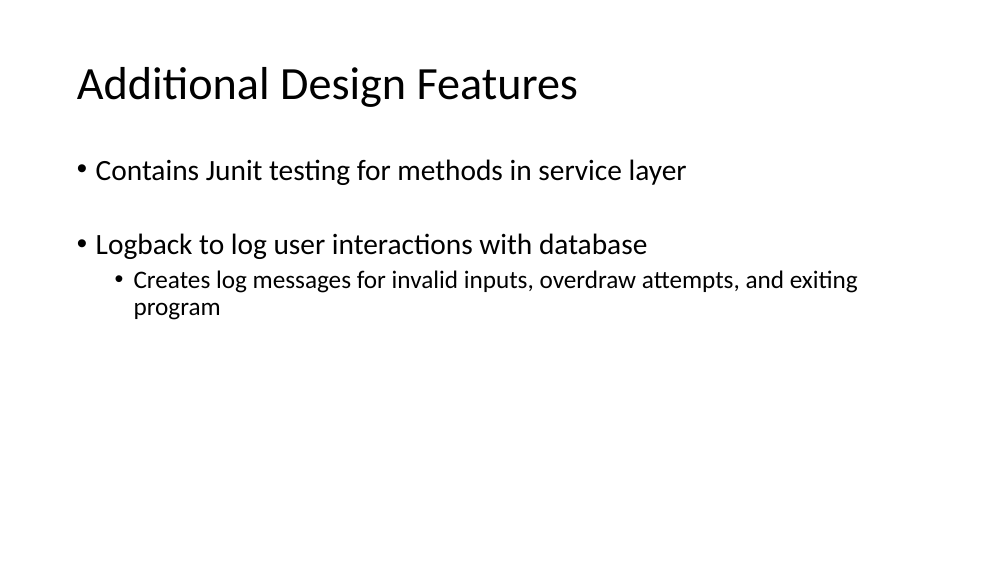
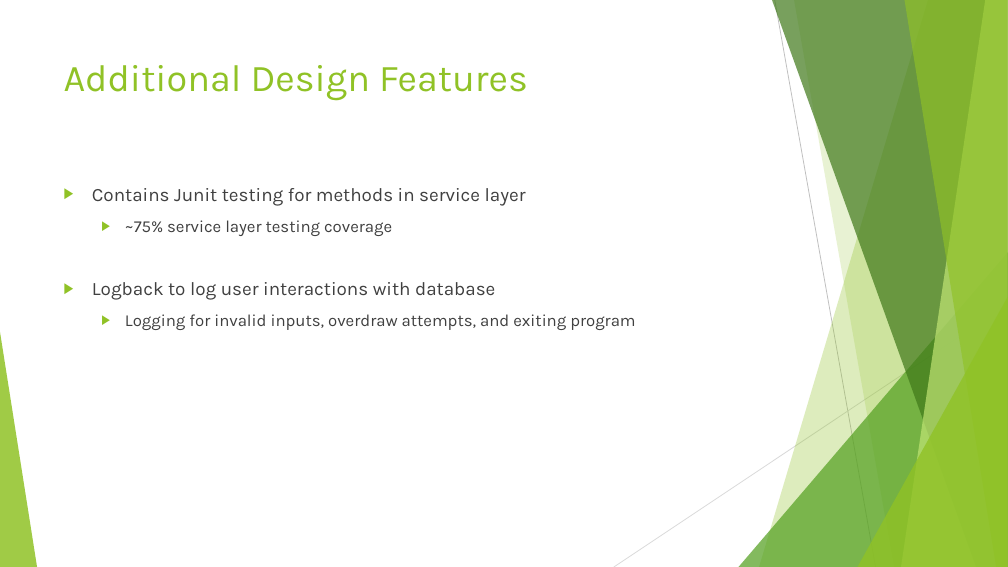
Before and after one commit to 210927-JavaFS/project0-bucknermi, a slide deck: slide 5 of Project0 Presentation.pptx. Drawn at 1008x567 pixels with LibreOffice and Linux fonts; fonts in the diff are those of the drawing. Boxes give left, top, right and bottom in pixels: in the first picture for what was removed or moved away, otherwise in the second. Text is boxed around its words. In the diff, an @@ line names an element or a change of style, - is before the commit and + after.

```diff
--- a/Project0 Presentation.pptx
+++ b/Project0 Presentation.pptx
@@ title "Additional Design Features" moved from (x1=77, y1=67, x2=578, y2=107) to (x1=64, y1=65, x2=528, y2=101) @@
@@ title "Additional Design Features" at (x1=64, y1=65, x2=528, y2=101): size 44 to 36 pt, font Calibri to Karla, text colour #000000 to #90C226; line spacing 0.9 to 1; vertical alignment middle to top @@
@@ text "Contains Junit testing for methods ..." moved from (x1=96, y1=159, x2=858, y2=320) to (x1=92, y1=188, x2=635, y2=330) @@
@@ text at (x1=92, y1=188, x2=526, y2=300): size 28 to 18 pt, font Calibri to Karla, text colour #000000 to #404040 in "Contains Junit testing for methods in service ...", "Logback to log user interactions with database"; bullet • to ▶; line spacing 0.9 to 1 @@
@@ text at (x1=125, y1=220, x2=392, y2=236): paragraph added @@
+  ▶ ~75% service layer testing coverage
@@ text at (x1=125, y1=314, x2=635, y2=330): text changed; size 24 to 16 pt; font Calibri to Karla; text colour #000000 to #404040 @@
-  • Creates log messages for invalid inputs, overdraw attempts, and exiting program
+  ▶ Logging for invalid inputs, overdraw attempts, and exiting program
@@ group added at (x1=0, y1=0, x2=1008, y2=567): 5 freeform shapes, 3 triangles, 2 lines @@
```
Also in this commit, not shown: 4 other slides changed.
